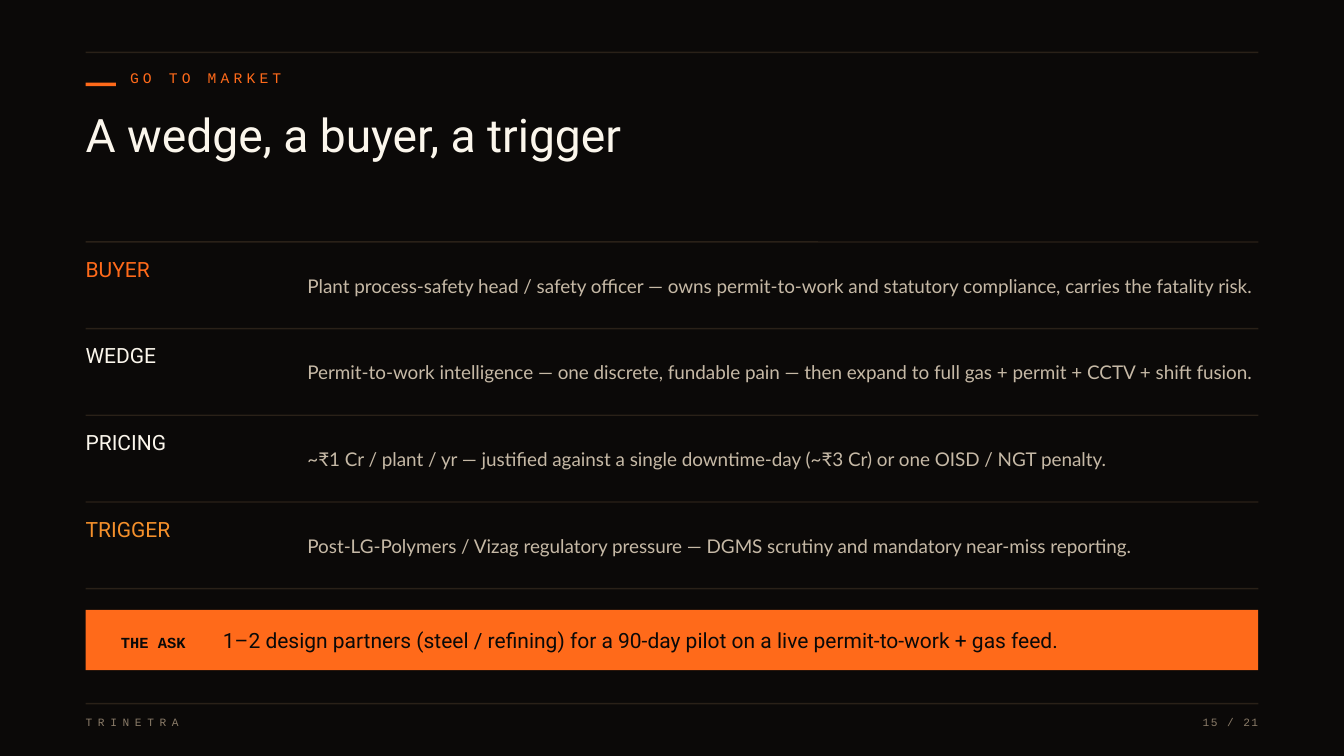
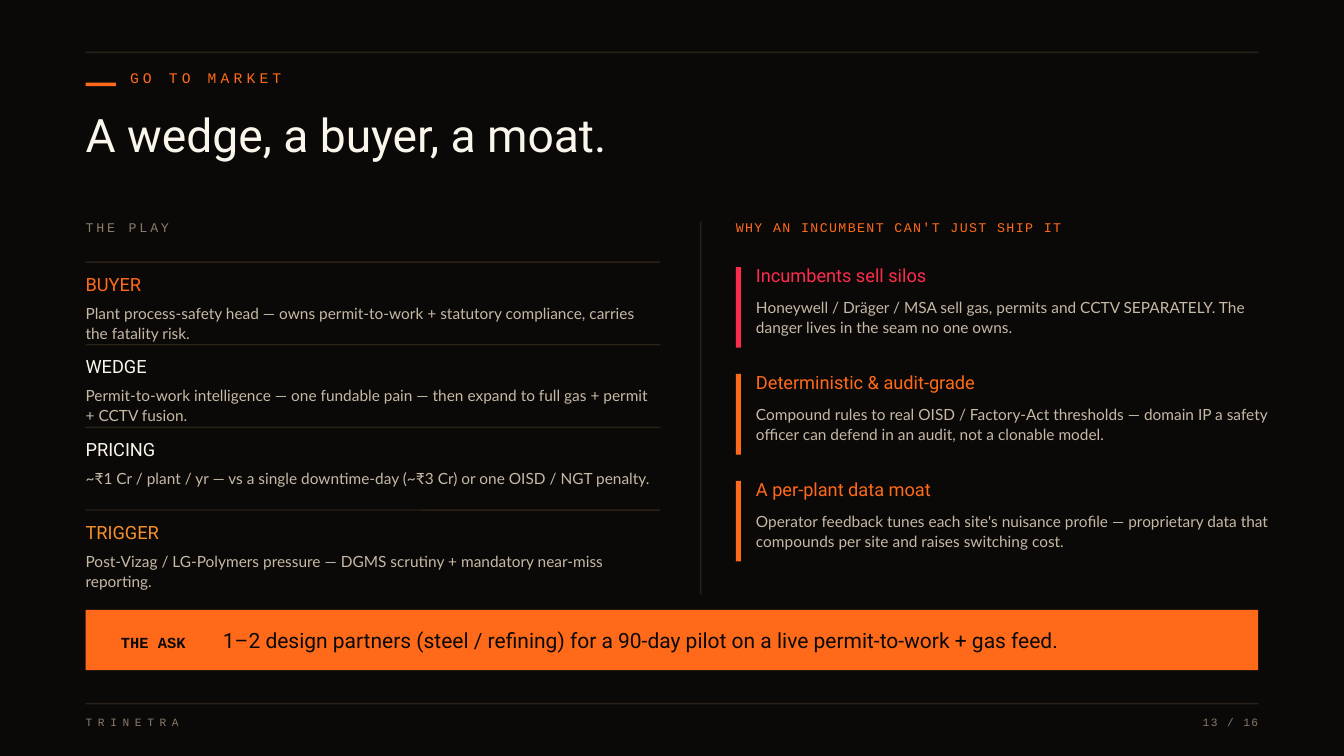
Before and after one commit to SaudSatopay/trinetra, a slide deck: slide 13 of docs/Trinetra_Deck.pptx (slide 15 before the commit). Drawn at 1344x756 pixels with LibreOffice and Linux fonts; fonts in the diff are those of the drawing. Boxes give left, top, right and bottom in pixels: in the first picture for what was removed or moved away, otherwise in the second. Text is boxed around its words. In the diff, an @@ line names an element or a change of style, - is before the commit and + after.

Commit message:
Tighten the deck to 16 slides — merge the scale, prevention, business and architecture groups
- Fold the three scalability slides (fleet economics + scale-&-deploy + reference
  architecture) into one "One engine. Every plant. Measured." slide carrying the
  measured cost curve and the deployment pipeline
- Merge pre-mortem + shift-left permit gate into one prevention slide, and
  go-to-market + competitive moat into one business slide
- Drop the duplicate full-bleed architecture poster, keeping the legible overview
- Refresh the scale figures to the live measurement (~5,000 plants/core, ~0.7M
  tags/sec, 10k plants < $0.01/mo)
- 21 -> 16 slides; opens clean (0 negative extents), 16/16 pages; PDF re-exported

```diff
--- a/docs/Trinetra_Deck.pptx
+++ b/docs/Trinetra_Deck.pptx
@@ text at (86,117,606,162): text changed @@
-A wedge, a buyer, a trigger
+A wedge, a buyer, a moat.
@@ text added at (86,223,169,232), 9.5 pt, text #8A7B68 @@
+THE PLAY
@@ line moved from (86, 415) - (1258, 415) to (701, 222) - (701, 595) @@
@@ text added at (736,223,1061,232), 9.5 pt, text #FF6A1A @@
+WHY AN INCUMBENT CAN'T JUST SHIP IT
@@ line removed from (86, 242) to (1258, 242) @@
@@ line added from (86, 262) to (660, 262), #2A2118 1 pt @@
@@ rectangle added at (736,267,741,348), fill #FF2B4E @@
@@ text added at (756,268,926,282), 13 pt, text #FF2B4E @@
+Incumbents sell silos
@@ text "BUYER": place and size @@
-text "BUYER" at (86,262,150,278)
+text "BUYER" at (86,278,142,291)
@@ text at (86,307,634,342): text changed; size 13.5 to 11 pt @@
-Plant process-safety head / safety officer — owns permit-to-work and statutory compliance, carries the fatality risk.
+Plant process-safety head — owns permit-to-work + statutory compliance, carries the fatality risk.
@@ line removed from (86, 329) to (1258, 329) @@
@@ text added at (756,301,1245,336), 11 pt, text #C6B9A6 @@
+Honeywell / Dräger / MSA sell gas, permits and CCTV SEPARATELY. The danger lives in the seam no one owns.
@@ text "WEDGE": place and size @@
-text "WEDGE" at (86,348,156,364)
+text "WEDGE" at (86,360,147,373)
@@ line added from (86, 345) to (660, 345), #2A2118 1 pt @@
@@ text at (86,389,647,421): text changed; size 13.5 to 11 pt @@
-Permit-to-work intelligence — one discrete, fundable pain — then expand to full gas + permit + CCTV + shift fusion.
+Permit-to-work intelligence — one fundable pain — then expand to full gas + permit + CCTV fusion.
@@ rectangle added at (736,374,741,455), fill #FF6A1A @@
@@ text added at (756,375,975,393), 13 pt, text #FF6A1A @@
+Deterministic & audit-grade
@@ text added at (756,408,1268,442), 11 pt, text #C6B9A6 @@
+Compound rules to real OISD / Factory-Act thresholds — domain IP a safety officer can defend in an audit, not a clonable model.
@@ text "PRICING": place and size @@
-text "PRICING" at (86,435,166,451)
+text "PRICING" at (86,443,156,456)
@@ line added from (86, 427) to (660, 427), #2A2118 1 pt @@
@@ text at (86,472,649,487): text changed; size 13.5 to 11 pt @@
-~₹1 Cr / plant / yr — justified against a single downtime-day (~₹3 Cr) or one OISD / NGT penalty.
+~₹1 Cr / plant / yr — vs a single downtime-day (~₹3 Cr) or one OISD / NGT penalty.
@@ line removed from (86, 502) to (1258, 502) @@
@@ rectangle added at (736,481,741,562), fill #FF6A1A @@
@@ text added at (756,482,931,500), 13 pt, text #FF6A1A @@
+A per-plant data moat
@@ size 15 to 13 pt in 4 elements at (86,278,142,291), (86,360,147,373), (86,443,156,456), (86,526,159,539) @@
@@ line added from (86, 510) to (660, 510), #2A2118 1 pt @@
@@ text added at (756,515,1268,550), 11 pt, text #C6B9A6 @@
+Operator feedback tunes each site's nuisance profile — proprietary data that compounds per site and raises switching cost.
@@ vertical alignment middle to top in 4 elements at (86,389,647,421), (86,472,649,487), (86,307,634,342), (86,555,603,590) @@
@@ text at (86,555,603,590): text changed; size 13.5 to 11 pt @@
-Post-LG-Polymers / Vizag regulatory pressure — DGMS scrutiny and mandatory near-miss reporting.
+Post-Vizag / LG-Polymers pressure — DGMS scrutiny + mandatory near-miss reporting.
@@ line removed from (86, 589) to (1258, 589) @@
@@ text at (1203,718,1258,726): text changed @@
-15 / 21
+13 / 16
```
Also in this commit, not shown: 12 other slides changed, 1 slide added, 6 slides removed, 2 other files.
